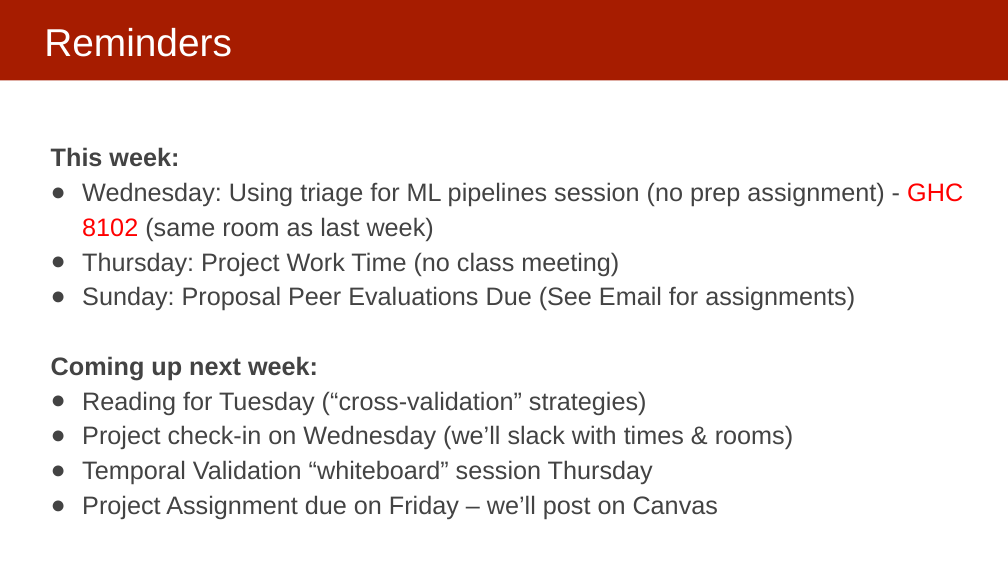
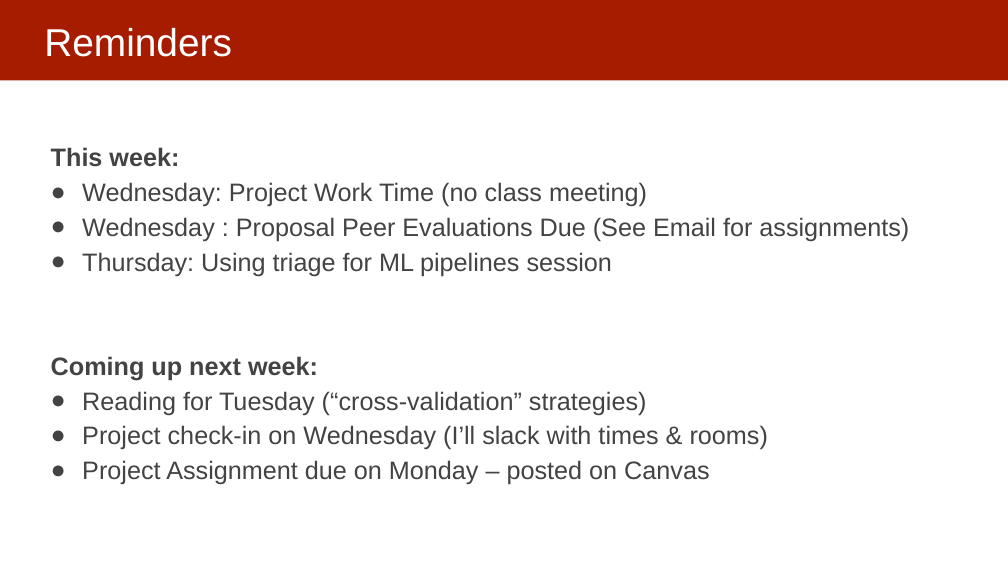
Before and after one commit to dssg/mlforpublicpolicylab, a slide deck: slide 3 of Lectures/10-model-selection-and-validation-part-1.pptx. Drawn at 1008x567 pixels with LibreOffice and Linux fonts; fonts in the diff are those of the drawing. Boxes give left, top, right and bottom in pixels: in the first picture for what was removed or moved away, otherwise in the second. Text is boxed around its words. In the diff, an @@ line names an element or a change of style, - is before the commit and + after.

```diff
--- a/Lectures/10-model-selection-and-validation-part-1.pptx
+++ b/Lectures/10-model-selection-and-validation-part-1.pptx
@@ text at [82, 182, 909, 276]: text changed @@
-● Wednesday: Using triage for ML pipelines session (no prep assignment) - GHC 8102 (same room as last week)
-● Thursday: Project Work Time (no class meeting)
-● Sunday: Proposal Peer Evaluations Due (See Email for assignments)
+● Wednesday: Project Work Time (no class meeting)
+● Wednesday : Proposal Peer Evaluations Due (See Email for assignments)
+● Thursday: Using triage for ML pipelines session
@@ text at [82, 425, 768, 485]: text changed @@
-● Project check-in on Wednesday (we’ll slack with times & rooms)
-● Temporal Validation “whiteboard” session Thursday
-● Project Assignment due on Friday – we’ll post on Canvas
+● Project check-in on Wednesday (I’ll slack with times & rooms)
+● Project Assignment due on Monday – posted on Canvas
```
Also in this commit, not shown: 3 other slides changed, 1 other file.
